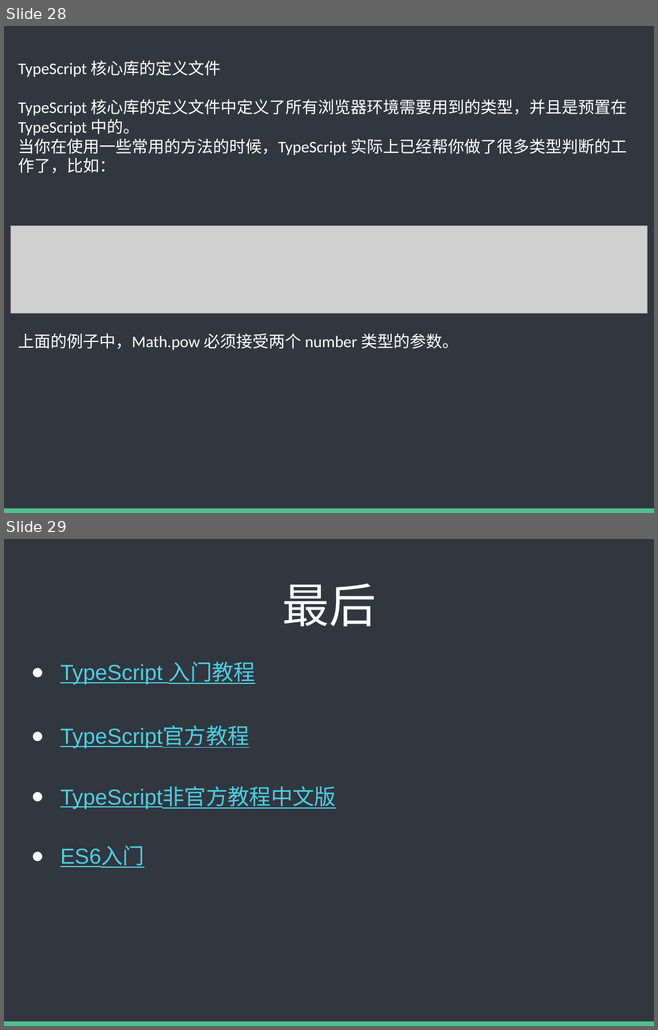
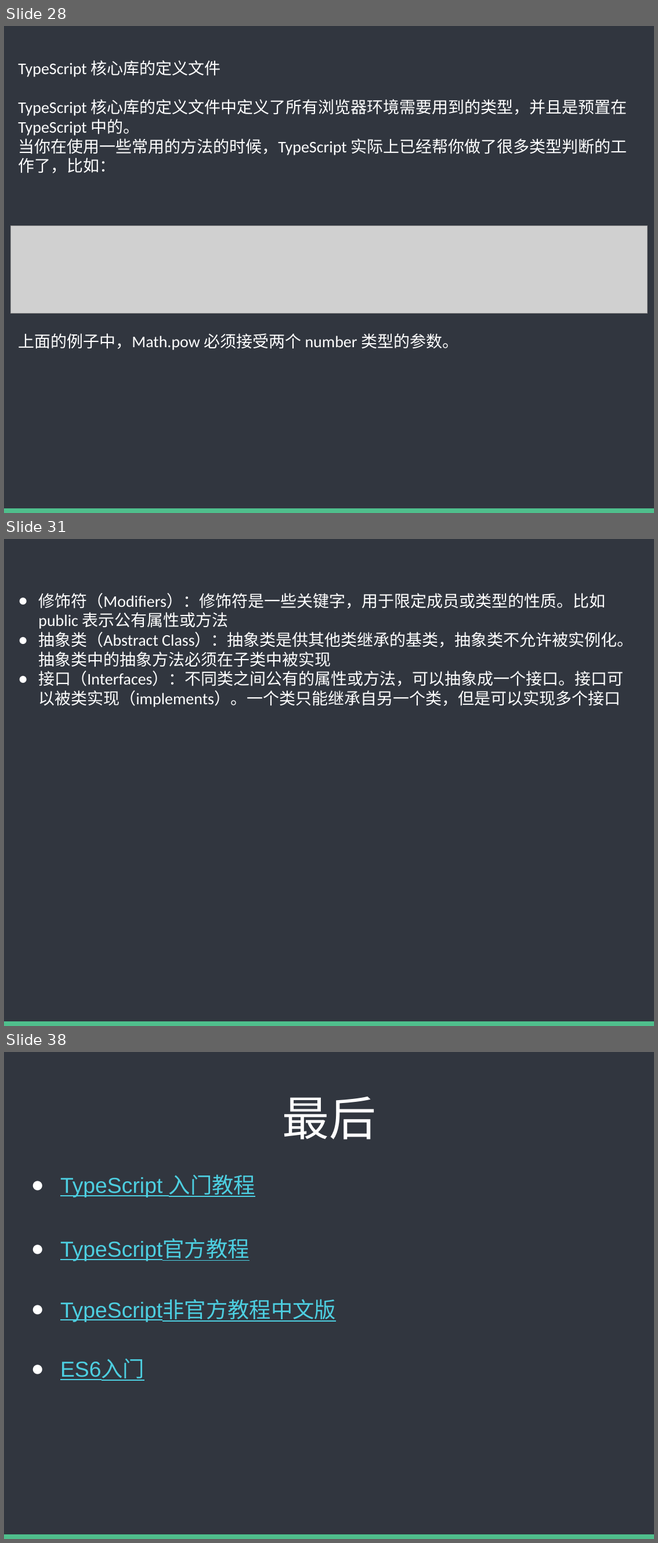
Before and after one commit to baixiaoyu2997/typescript-share, a slide deck: TS内部分享.pptx. Shown one above the other, each under a label of ours: slides 28 and 29 before the commit, slides 28, 31 and 38 after it; the slides between them are not shown. The pictures are 658x1030 and 658x1543 pixels, drawn with LibreOffice and Linux fonts; fonts in the diff are those of the drawing; grey boxes stand for pictures. Boxes give left, top, right and bottom in pixels: in the first picture for what was removed or moved away, otherwise in the second. Text is boxed around its words. In the diff, an @@ line names an element or a change of style, - is before the commit and + after.

```diff
--- a/TS内部分享.pptx
+++ b/TS内部分享.pptx
@@ slide 31 added at (x1=4, y1=539, x2=654, y2=1026), background #FFFFFF; not listed: 2 template elements that a slide beside it also shows @@
@@ text added at (x1=38, y1=593, x2=633, y2=707), 18 pt, text #FFFFFF @@
+● 修饰符（Modifiers）：修饰符是一些关键字，用于限定成员或类型的性质。比如 public 表示公有属性或方法
+● 抽象类（Abstract Class）：抽象类是供其他类继承的基类，抽象类不允许被实例化。抽象类中的抽象方法必须在子类中被实现
+● 接口（Interfaces）：不同类之间公有的属性或方法，可以抽象成一个接口。接口可以被类实现（implements）。一个类只能继承自另一个类，但是可以实现多个接口
@@ what was slide 29 is now slide 38 @@
```
Also in this commit, not shown: 1 slide changed, 8 other slides added, 3 other files.
